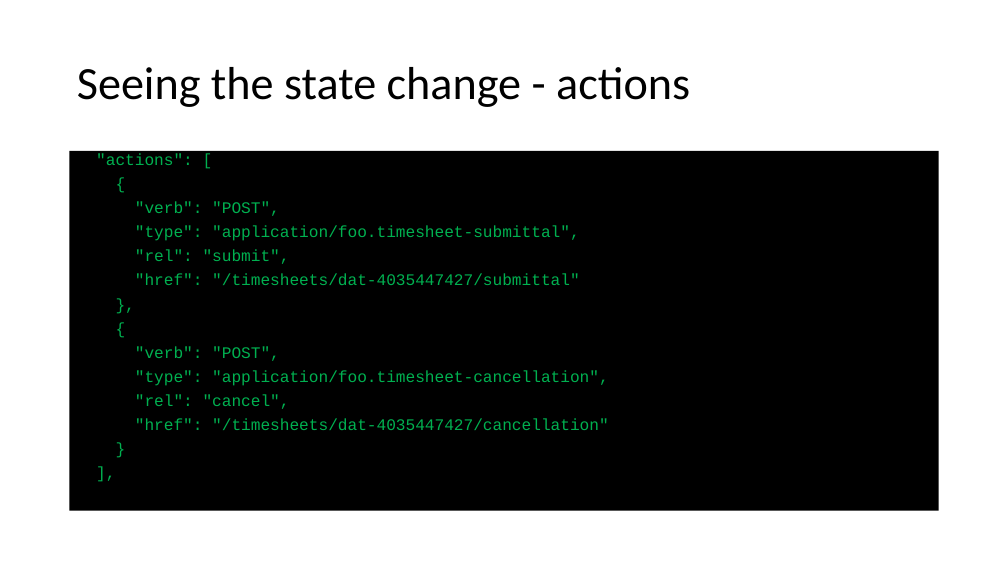
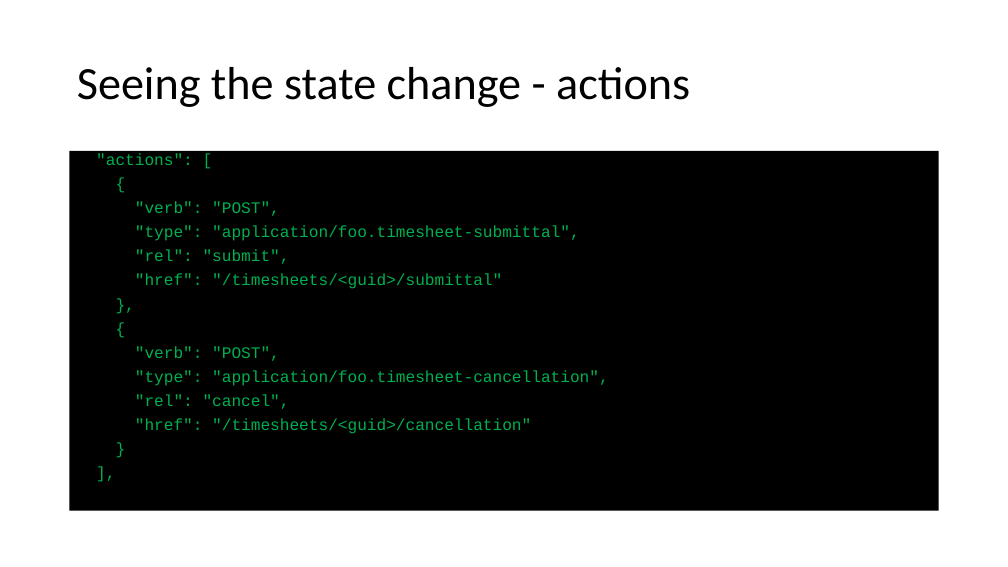
Before and after one commit to IrenaNiu/SU_CPSC_5200_20WQ, a slide deck: slide 11 of lectures/01 - API Design Part I.pptx. Drawn at 1008x567 pixels with LibreOffice and Linux fonts; fonts in the diff are those of the drawing. Boxes give left, top, right and bottom in pixels: in the first picture for what was removed or moved away, otherwise in the second. Text is boxed around its words. In the diff, an @@ line names an element or a change of style, - is before the commit and + after.

```diff
--- a/lectures/01 - API Design Part I.pptx
+++ b/lectures/01 - API Design Part I.pptx
@@ text at bbox=[135, 274, 502, 289]: text changed @@
-"href": "/timesheets/dat-4035447427/submittal"
+"href": "/timesheets/<guid>/submittal"
@@ text at bbox=[135, 418, 531, 434]: text changed @@
-"href": "/timesheets/dat-4035447427/cancellation"
+"href": "/timesheets/<guid>/cancellation"
```
Also in this commit, not shown: 4 other slides changed, 34 other files.
